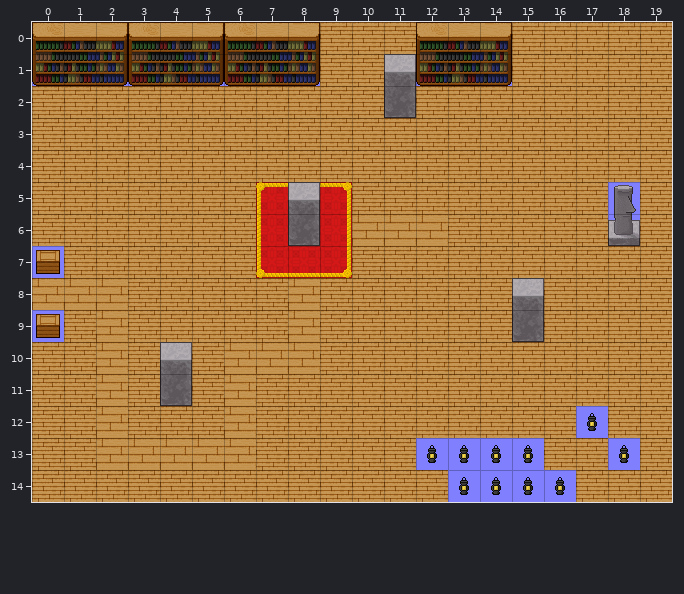
Tiled map, stored at res/maps/blockbound2.tmx. Above is the file before it was changed.
Cells are 32x32 px. Shown: x 0..19, y 0..14.
After:
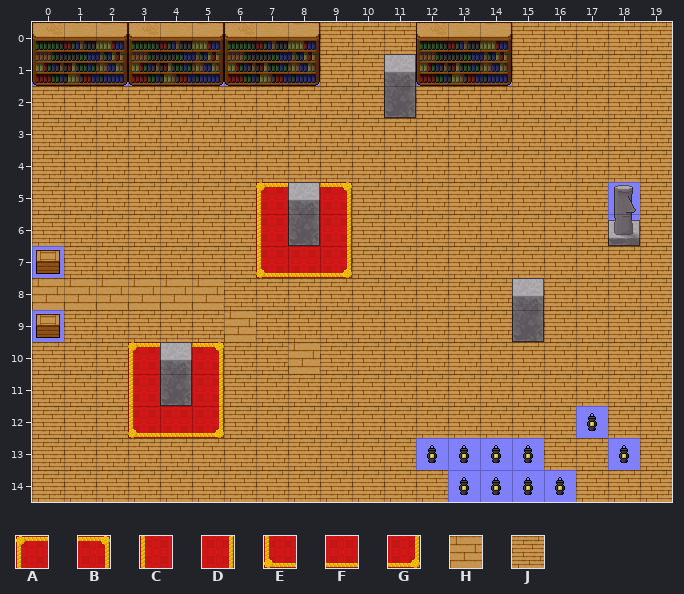
Key: from "lower": A 0, B 2, C 6, D 8, E 12, F 13, G 14, H 18, J 19.
_ is an empty cell.
Tiles replaced or removed in this view: H, J.
Edits made:
Changed rows in their new state; . is an unchanged cell.
Layer "Tile Layer 1":
first column x 2:
 6 ........JJJ
 8 .HHH..J....
 9 J...H.J....
10 JA.BJJ.....
11 JC.DJ......
12 JEFGJ......
13 JJJJJ......
Changed places in both pictures, as pixel boxes (x1, y1, x2, y2):
changed: (352, 214, 448, 246)
changed: (96, 278, 320, 470)
